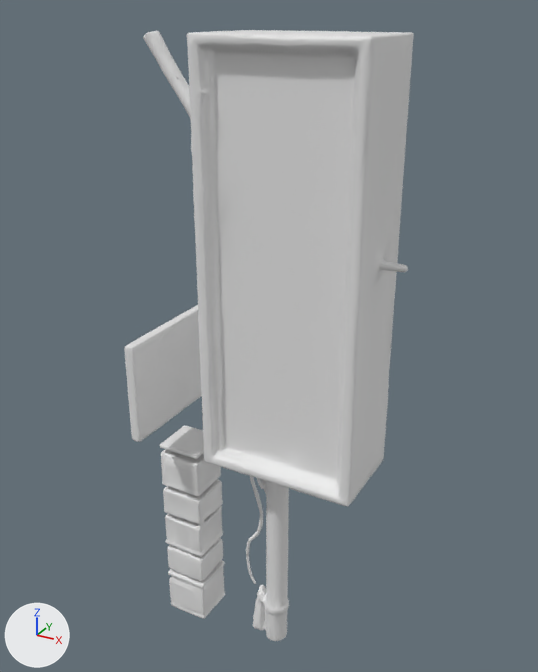
A saved change to the glTF model assets/3d/environments/ximen/prototypes/ximen_neon_vertical_01.glb.
The view is the same before and after, from a 50 mm lens placed at (0.99, -1.8, 1.06), pointed at (-0.02, 0.05, 0.14). Every picture has the same lights, and +X, +Y and +Z are marked at lower left. The picture after the commit comes second. Where no turn or scale is listed for an object, it has been applied to the vertices.
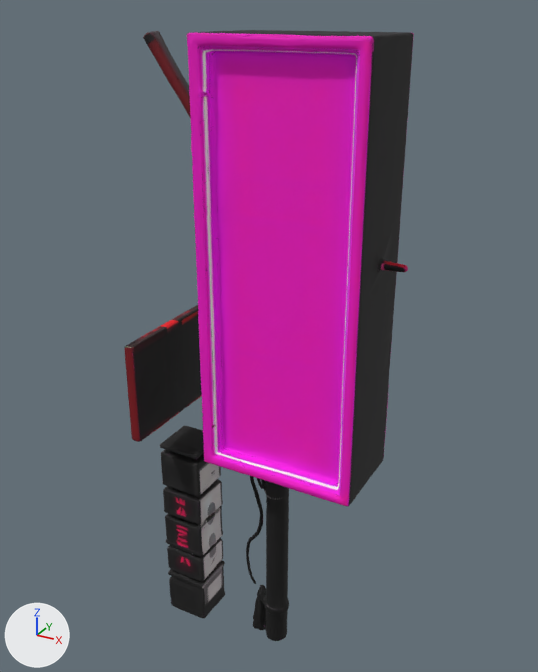
The newer file is also rescaled (x0.993), turned or shifted as a whole; pictures and numbers use the older file's frame.

Pixel boxes [x1, y1, x2, y2] of what changed, in the pictures (538 x 672 px):
'Mesh1.0', recoloured (darker)
    both: [124, 30, 414, 641]

What changed in the scene script:
```text
Add img_image_0:
    img_image_0 = load_image('Image_0', '_unpacked/Image_0', 2048, 2048, 'sRGB')
Add mat_material_0:
    mat_material_0 = principled_material('Material_0')
    mat_material_0.texture = img_image_0
    mat_material_0.roughness = 0.8
Change me_mesh1_0:
    where me_mesh1_0.from_pydata(...)  # 15075 vertices, 30157 faces; spans x -0.39..0.42, y -0.21..0.21, z -1.01..1.01
    add me_mesh1_0.materials.append(mat_material_0)  # picture img_image_0
```
